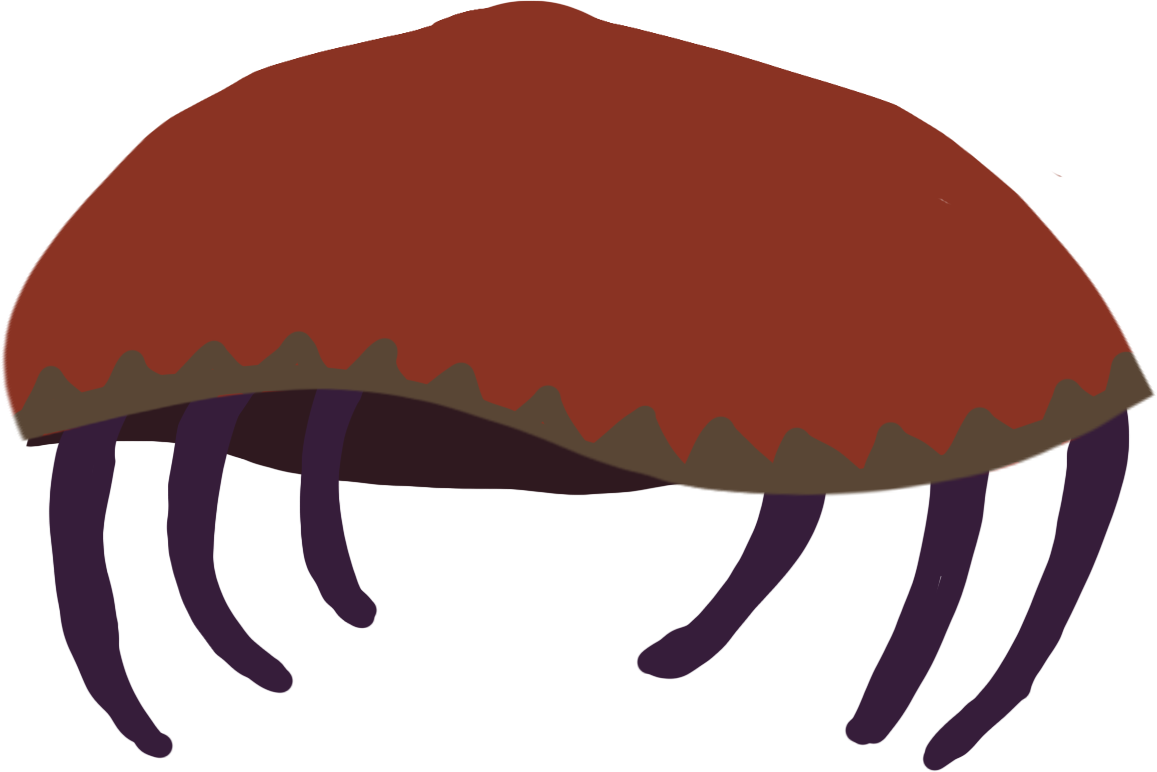
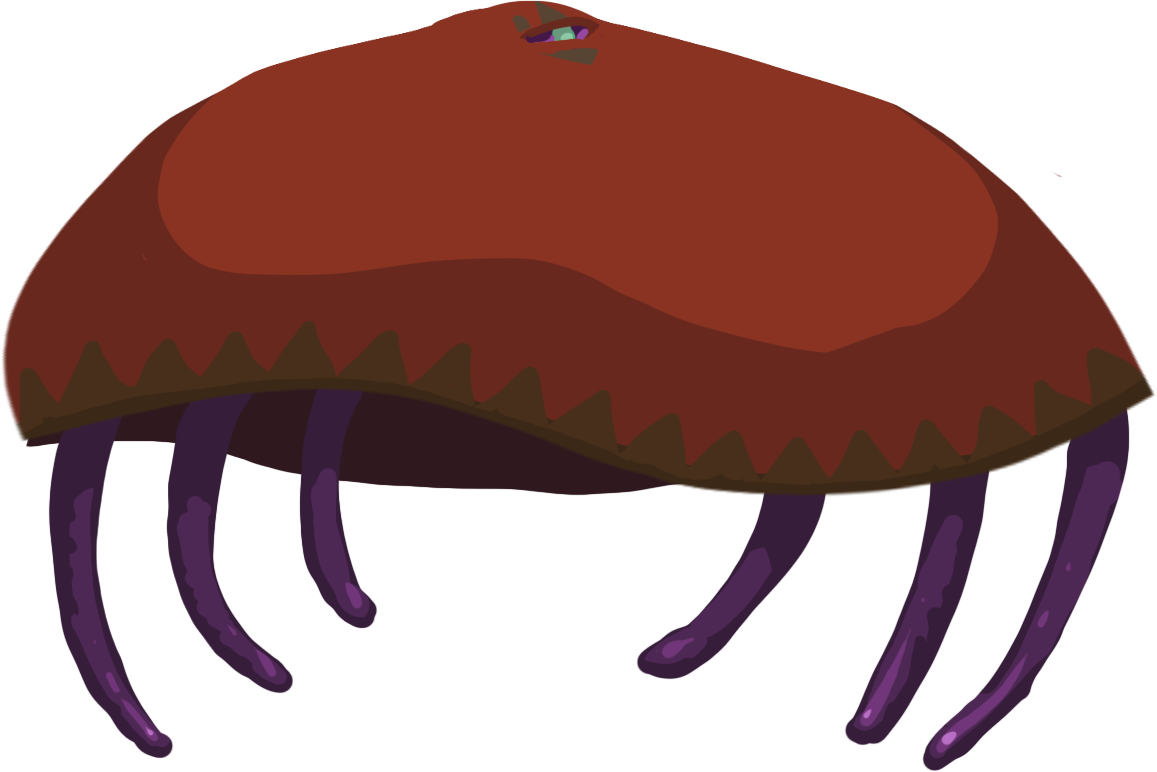
Layers edited between the first and the second 1157 × 772 image:
painted on "Cloak" over bbox(2, 0, 1156, 498)
painted on "TentacleRight3" over bbox(929, 460, 1123, 759)
painted on "TentacleRight2" over bbox(853, 514, 964, 731)
painted on "TentacleRight1" over bbox(644, 547, 772, 664)
painted on "TentacleLeft1" over bbox(311, 468, 370, 618)
painted on "TentacleLeft2" over bbox(176, 495, 287, 685)
painted on "TentacleLeft3" over bbox(61, 372, 171, 748)
